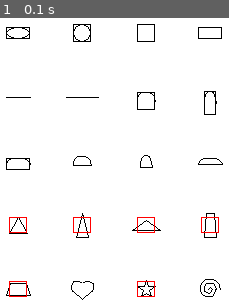
Above: before the commit, frame 1.
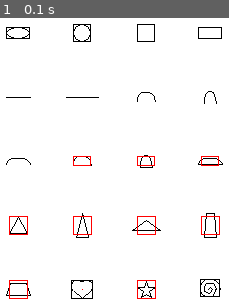
Above: after the commit, the same moment.

Repository: StellaSlater241203/GroupEProject
Game: pygame game, started from shapetesting.py
Two runs of this game, one before a commit and one after it. Both use one fixed random seed, a clock stepped at 60 frames per second and the inputs below.
Inputs:
- Up to frame 1 (0.1 s): no input

The runs differ from the first frame. In frame 1, 1.8% of the frame differs, in the area x 2-97%, y 25-98%.

Commit message:
bug fixing

Diff:
--- a/Face Dataset Generator.py
+++ b/Face Dataset Generator.py
@@ -5,6 +5,7 @@
 from random import shuffle
 import os
 from math import pi
+import time
 
 pygame.init() #initialise pygame window
 
@@ -20,6 +21,7 @@
 canvas = pygame.display.set_mode((CANVAS_W, CANVAS_H))
 pygame.display.set_caption("Face Dataset Generator")
 canvas.fill(white)
+pygame.display.flip()
 
 
 #Pregenerated face seeds:
@@ -216,7 +218,7 @@
 
     eyeSides, eyeChecks = left_or_right_eye(face, eyeGenOrder, eyeCopiesFrom, eyeChecks)
 
-    eyePos, nosePos, mouthPos = draw_face(face, featureGenOrder, featureNumbers, individualGenOrder, eyeChecks, eyeCopiesFrom, eyeSides, noseChecks, mouthChecks, eyeShapes, noseShapes, mouthShapes, eyeSizes, noseSizes, mouthSizes, eyeRotations, noseRotations, mouthRotations)
+    draw_face(face, featureGenOrder, featureNumbers, individualGenOrder, eyeChecks, eyeCopiesFrom, eyeSides, noseChecks, mouthChecks, eyeShapes, noseShapes, mouthShapes, eyeSizes, noseSizes, mouthSizes, eyeRotations, noseRotations, mouthRotations)
 
 #decide on pregen design would be defined and called here probably xx
 
@@ -602,10 +604,13 @@
 
     for i in range(featureNumbers[0]):
         eyeCentreCoords.append(None)
+        eyeWasGenerated.append(None)
     for i in range(featureNumbers[1]):
         noseCentreCoords.append(None)
+        noseWasGenerated.append(None)
     for i in range(featureNumbers[2]):
         mouthCentreCoords.append(None)
+        mouthWasGenerated.append(None)
 
     eyesDone = False
     noseDone = False
@@ -617,33 +622,36 @@
         tries = 0
         while collision == True and tries < 100:
             if feature[1] == 0: #the second item in each list is the index of the feature it is (eg 0 is an eye)
-                index = feature[0] #first item is the ID of this feature
-                if eyeChecks[index][4] == True: #if this eye mirrors the position of another
-                    copiesFromID = eyeCopiesFrom[index] #get index of eye it mirrors
-                    positionY = eyeCentreCoords[copiesFromID][1] + random.randint((-fluctuation), fluctuation) #get y coord of eye it mirrors
-                    eyeCentreCoords[feature[0]], leftEyeRegi …(317 unchanged characters)…
+                if eyeChecks[feature[0]][4] == True: #if this eye mirrors the position of another
+                    copiesFromID = eyeCopiesFrom[feature[0]] #get index of eye it mirrors
+                    if eyeCentreCoords[copiesFromID] != None:
+                        positionY = eyeCentreCoords[copiesFromID][1] + random.randint((-fluctuation), fluctuation) #get y coord of eye it mirrors
+                        eyeCentreCoords[feature[0]], leftEyeRegi …(317 unchanged characters)…
+                    else: #the eye this one copies from didnt end up generating, so its coords are still None, and therefore cannot be copied from
+                        eyeChecks[feature[0]][4] = False
+                        eyeCentreCoords[feature[0]], leftEyeRegionSide, rightEyeRegionSide, eyeRegionBottom = decide_positions(face, featureGenOrder, eyeCentreCoords, noseCentreCoords, mouthCentreCoords, eyeShapes, eyeSides[feature[0]], noseShapes, mouthShapes, eyeSizes, noseSizes, mouthSizes, 0, eyeChecks[feature[0]][8], genOrder, False, eyesDone, noseDone, mouthDone)
                 else:
                     eyeCentreCoords[feature[0]], leftEyeRegionSide, rightEyeRegionSide, eyeRegionBottom = decide_positi …(248 unchanged characters)…
-                shapeInfo = shape_gen_info(eyeCentreCoords[feature[0]], eyeSizes[feature[0]], eyeShapes[feature[0]])
+                shapeInfo, rectInfo = shape_gen_info(eyeCentreCoords[feature[0]], eyeSizes[feature[0]], eyeShapes[feature[0]])
                 collision, generatedShapes = draw_shape(eyeCentreCoords[feature[0]], generatedShapes, eyeShapes[feature[0]],
-                largestRadius[eyeShapes[feature[0]]], eyeSizes[feature[0]], shapeInfo,
-                0, eyeRotations[feature[0]], [leftEyeRegionSide, rightEyeRegionSide, eyeRegionBottom], eyeSides[feature[0]])
+                                                        largestRadius[eyeShapes[feature[0]]], eyeSizes[feature[0]], shapeInfo, rectInfo,
+                                                        0, eyeRotations[feature[0]], [leftEyeRegionSide, rightEyeRegionSide, eyeRegionBottom], eyeSides[feature[0]])
                 eyesDone = True #technically runs when the first eye is done but nothing else will run from here until all the eyes are done anyway, and this variable doesnt matter while the eyes are running
 
             elif feature[1] == 1:
                 noseCentreCoords[feature[0]], noseRegionLeft, noseRegionRight, noseRegionTop, noseRegionBottom = decide …(238 unchanged characters)…
-                shapeInfo = shape_gen_info(noseCentreCoords[feature[0]], noseSizes[feature[0]], noseShapes[feature[0]])
+                shapeInfo, rectInfo = shape_gen_info(noseCentreCoords[feature[0]], noseSizes[feature[0]], noseShapes[feature[0]])
                 print(noseRegionLeft, noseRegionRight, noseRegionTop, noseRegionBottom)
                 collision, generatedShapes = draw_shape(noseCentreCoords[feature[0]], generatedShapes, noseShapes[feature[0]],
-                                                        largestRadius[noseShapes[feature[0]]], noseSizes[feature[0]], shapeInfo,
+                                                        largestRadius[noseShapes[feature[0]]], noseSizes[feature[0]], shapeInfo, rectInfo,
                                                         1, noseRotations[feature[0]], [noseRegionLeft, noseRegionRight, noseRegionTop,
                                                         noseRegionBottom])
                 noseDone = True
             else:
                 mouthCentreCoords[feature[0]], mouthRegionTop = decide_positions(face, featureGenOrder, eyeCentreCoords …(190 unchanged characters)…
-                shapeInfo = shape_gen_info(mouthCentreCoords[feature[0]], mouthSizes[feature[0]], mouthShapes[feature[0]])
+                shapeInfo, rectInfo = shape_gen_info(mouthCentreCoords[feature[0]], mouthSizes[feature[0]], mouthShapes[feature[0]])
                 collision, generatedShapes = draw_shape(mouthCentreCoords[feature[0]], generatedShapes, mouthShapes[feature[0]],
-                                                        largestRadius[mouthShapes[feature[0]]], mouthSizes[feature[0]], shapeInfo,
+                                                        largestRadius[mouthShapes[feature[0]]], mouthSizes[feature[0]], shapeInfo, rectInfo,
                                                         2, mouthRotations[feature[0]], [mouthRegionTop])
                 mouthDone = True
             tries += 1
@@ -652,75 +660,40 @@
             if feature[1] == 0:
                 eyeCentreCoords[feature[0]] = None
                 eyeWasGenerated[feature[0]] = None
-            if feature[1] == 1:
+            elif feature[1] == 1:
                 noseCentreCoords[feature[0]] = None
                 noseWasGenerated[feature[0]] = None
-            else:
+            elif feature[1] == 2:
                 mouthCentreCoords[feature[0]] = None
                 mouthWasGenerated[feature[0]] = None
+        else:
+            if feature[1] == 0:
+                eyeWasGenerated[feature[0]] = True
+            elif feature[1] == 1:
+                noseWasGenerated[feature[0]] = True
+            elif feature[1] == 2:
+                mouthWasGenerated[feature[0]] = True
+
 
 
 def shape_gen_info(centreCoords, size, shape):
-    coordList = [[-12,-6,24,12],[-9,-9,18,18],[-9,-9,18,18],[-12,-6,24,12],[-12,0,12,0],[-16,0,16,0],[-9,-4.5,18,18],[-6,-6,12,24],[-12,-3,24,12],[-9,-4.5,18,18,-9,4.5,9,4.5],[-6,-6,12,24,-6,6,6,6],[-12,-3,24,12,-12,3,12,3],[-9,6,9,6,0,-10],[-6,8,6,8,0,-16],[-14,5,14,5,0,-5],[-4,-12,4,-12,6,12,-6,12],[-8,-6,8,-6,12,6,-12,6],[-11,-8,13,13,0,-8,13,13,-9,2,0,10,9,2,0,10],[0,-9,2,-3,9,-3,3,1,5,7,0,4,-5,7,-3,1,-9,-3,-2,-3],[-2,-2,4,4,-6,-4,8,8,-6,-6,12,12,-10,-8,16,16,-10,-10,20,20,-14,-12,24,24]]
+    coordList = [[0,0,24,12],[0,0,18,18],[0,0,18,18],[0,0,24,12],[0,0,24,0],[0,0,32,0],[0,0,18,18],[0,0,12,24],[0,0,24,12],[0,0,18,18,0,9,18,9],[0,0,12,24,0,12,12,12],[0,0,24,12,0,6,24,6],[0,16,18,16,9,0],[0,24,12,24,6,0],[0,10,28,10,14,0],[2,0,10,0,12,24,0,24],[4,0,20,0,24,12,0,12],[0,0,12,12,10,0,12,12,3,11,11,18,19,11,11,18],[9,1,11,7,18,7,12,11,14,17,9,14,4,17,6,7,0,7,7,7],[8,8,4,4,4,6,8,8,4,4,12,12,0,2,16,16,0,0,20,20,-4,-2,24,24]]
+    rectList = [[-12,-6,24,12],[-9,-9,18,18],[-9,-9,18,18],[-12,-6,24,12],[-12,0,24,1],[-16,0,32,1],[-9,-4.5,18,18],[-6,-6,12,12],[-12,-3,24,6],[-9,-4.5,18,10],[-6,-6,12,13],[-12,-3,24,7],[-9,-8,19,17],[-6,-12,13,25],[-14,-5,29,11],[-6,-12,13,25],[-12,-6,25,13],[-11,-9,22,19],[-9,-9,19,19],[-10,-10,20,18]]
     x = centreCoords[0]
     y = centreCoords[1]
-
-    if shape == 4 or shape == 5: #line and large line
-        coords = [
-            [x + round(coordList[shape][0]*size), y + round(coordList[shape][1]*size)],
-            [x + round(coordList[shape][2]*size), y + round(coordList[shape][3]*size)]]
-    elif shape == 9 or shape == 10 or shape == 11: #semi circles and semi ovals
-        coords = [
-            [x + round(coordList[shape][0]*size), y + round(coordList[shape][1]*size), round(coordList[shape][2]*size), round(coordList[shape][3]*size)], #used to make the arc
-            [x + round(coordList[shape][4]*size), y + round(coordList[shape][5]*size)], #start point of lineniop
-            [x + round(coordList[shape][6]*size), y + round(coordList[shape][7]*size)]] #end point of line
-    elif shape == 12 or shape == 13 or shape == 14: #equilateral triangle, long isosceles triangle and wide isosceles trainlge
-        coords = [
-            [x + round(coordList[shape][0]*size), y + round(coordList[shape][1]*size)],
-            [x + round(coordList[shape][2]*size), y + round(coordList[shape][3]*size)],
-            [x + round(coordList[shape][4]*size), y + round(coordList[shape][5]*size)]]
-    elif shape == 15 or shape == 16: #trapeziums
-        coords = [
-            [x + round(coordList[shape][0]*size), y + round(coordList[shape][1]*size)],
-            [x + round(coordList[shape][2]*size), y + round(coordList[shape][3]*size)],
-            [x + round(coordList[shape][4]*size), y + round(coordList[shape][5]*size)],
-            [x + round(coordList[shape][6]*size), y + round(coordList[shape][7]*size)]]
-    elif shape == 18: #star
-        coords = [
-            [x + round(coordList[shape][0]*size),  y + round(coordList[shape][1]*size)],
-            [x + round(coordList[shape][2]*size),  y + round(coordList[shape][3]*size)],
-            [x + round(coordList[shape][4]*size),  y + round(coordList[shape][5]*size)],
-            [x + round(coordList[shape][6]*size),  y + round(coordList[shape][7]*size)],
-            [x + round(coordList[shape][8]*size),  y + round(coordList[shape][9]*size)],
-            [x + round(coordList[shape][10]*size), y + round(coordList[shape][11]*size)],
-            [x + round(coordList[shape][12]*size), y + round(coordList[shape][13]*size)],
-            [x + round(coordList[shape][14]*size), y + round(coordList[shape][15]*size)],
-            [x + round(coordList[shape][16]*size), y + round(coordList[shape][17]*size)],
-            [x + round(coordList[shape][18]*size), y + round(coordList[shape][19]*size)]]
-    elif shape == 17: #heart
-        coords = [
-            [x + round(coordList[shape][0]*size),  y + round(coordList[shape][1]*size),  round(coordList[shape][2]*size),  round(coordList[shape][3]*size)],
-            [x + round(coordList[shape][4]*size),  y + round(coordList[shape][5]*size),  round(coordList[shape][6]*size),  round(coordList[shape][7]*size)],
-            [x + round(coordList[shape][8]*size),  y + round(coordList[shape][9]*size)],
-            [x + round(coordList[shape][10]*size), y + round(coordList[shape][11]*size)],
-            [x + round(coordList[shape][12]*size), y + round(coordList[shape][13]*size)],
-            [x + round(coordList[shape][14]*size), y + round(coordList[shape][15]*size)]]
-    elif shape == 19: #spiral
-        coords = [
-            [x + round(coordList[shape][0]*size),  y + round(coordList[shape][1]*size),  round(coordList[shape][2]*size),  round(coordList[shape][3]*size)],
-            [x + round(coordList[shape][4]*size),  y + round(coordList[shape][5]*size),  round(coordList[shape][6]*size),  round(coordList[shape][7]*size)],
-            [x + round(coordList[shape][8]*size),  y + round(coordList[shape][9]*size),  round(coordList[shape][10]*size), round(coordList[shape][11]*size)],
-            [x + round(coordList[shape][12]*size), y + round(coordList[shape][13]*size), round(coordList[shape][14]*size), round(coordList[shape][15]*size)],
-            [x + round(coordList[shape][16]*size), y + round(coordList[shape][17]*size), round(coordList[shape][18]*size), round(coordList[shape][19]*size)]]
-    else: #oval and circle
-        coords = [x + round(coordList[shape][0]*size), y + round(coordList[shape][1]*size), round(coordList[shape][2]*size), round(coordList[shape][3]*size)]
-
-    return coords
-
-
-
-
-def draw_shape(centreCoords, generatedShapes, shapeID, largestRadius, size, shapeInfo, currentFeature, rotationAngle, allowedRegionInfo = [], side = None):
+    coords = []
+
+    for i in coordList[shape]:
+        coord = round(i*size)
+        coords.append(coord)
+
+    rectCoords = [x + math.ceil(rectList[shape][0]*size), y + math.ceil(rectList[shape][1]*size), math.ceil(rectList[shape][2]*size), math.ceil(rectList[shape][3]*size)]
+    return coords, rectCoords
+
+
+
+
+def draw_shape(centreCoords, generatedShapes, shapeID, largestRadius, size, shapeInfo, rectInfo, currentFeature, rotationAngle, allowedRegionInfo = [], side = None):
     faceRect = pygame.Rect(52, 32, 152, 192) # compute bounding rectangle for the ellipse
     faceSurface = pygame.Surface(faceRect.size, pygame.SRCALPHA)
     pygame.draw.ellipse(faceSurface, black, (0, 0, *faceRect.size), 1) # draw the ellipse outline
@@ -728,7 +701,7 @@
 
     x, y = centreCoords
     extent = largestRadius * size
-    shapeSurfRect = pygame.Rect((x - extent), (y - extent), (extent * 2), (extent * 2))
+    shapeSurfRect = pygame.Rect(rectInfo)
     shapeSurf = pygame.Surface(shapeSurfRect.size, pygame.SRCALPHA)
 
     boundaryBoxSurfRect = pygame.Rect(0, 0, 256, 256)
@@ -739,25 +712,30 @@
     elif shapeID == 2 or shapeID == 3: # squares and rectangles
         pygame.draw.rect(shapeSurf, black, shapeInfo, 1)
     elif shapeID == 4 or shapeID == 5: # lines and longer lines
-        pygame.draw.line(shapeSurf, black, shapeInfo[0], shapeInfo[1], 1)
+        pygame.draw.line(shapeSurf, black, shapeInfo[0:2], shapeInfo[2:4], 1)
     elif shapeID == 6 or shapeID == 7 or shapeID == 8: # curved, deep curved and wide curved lines
         pygame.draw.arc(shapeSurf, black, shapeInfo, 0, pi, 1)
     elif shapeID == 9 or shapeID == 10 or shapeID == 11: # semi circle, vertical and horizontal semi oval
-        pygame.draw.arc(shapeSurf, black, shapeInfo[0], 0, pi, 1)
-        pygame.draw.line(shapeSurf, black, shapeInfo[1], shapeInfo[2], 1)
-    elif shapeID == 12 or shapeID == 13 or shapeID == 14 or shapeID == 15 or shapeID == 16 or shapeID == 18: # equ tri, long iso tri, wide iso tri, long trapezium, wide trapezium, star
-        pygame.draw.polygon(shapeSurf, black, shapeInfo, 1)
+        pygame.draw.arc(shapeSurf, black, shapeInfo[0:4], 0, pi, 1)
+        pygame.draw.line(shapeSurf, black, shapeInfo[4:6], shapeInfo[6:8], 1)
+    elif shapeID == 12 or shapeID == 13 or shapeID == 14:# triangles
+        pygame.draw.polygon(shapeSurf, black, (shapeInfo[0:2], shapeInfo[2:4], shapeInfo[4:6]), 1)
+    elif shapeID == 15 or shapeID == 16: # trapeziums
+        pygame.draw.polygon(shapeSurf, black, (shapeInfo[0:2], shapeInfo[2:4], shapeInfo[4:6], shapeInfo[6:8]), 1)
+    elif shapeID == 18:# star
+        pygame.draw.polygon(shapeSurf, black, (shapeInfo[0:2], shapeInfo[2:4], shapeInfo[4:6], shapeInfo[6:8], shapeInfo[8:10], shapeInfo[10:12], shapeInfo[12:14], shapeInfo[14:16], shapeInfo[16:18], shapeInfo[18:20]), 1)
     elif shapeID == 17: # heart
-        pygame.draw.arc(shapeSurf, black, shapeInfo[0], (pi/4), (5*pi/4), 1)
-        pygame.draw.arc(shapeSurf, black, shapeInfo[1], (7*pi/4), (3*pi/4), 1)
-        pygame.draw.line(shapeSurf, black, shapeInfo[2], shapeInfo[3], 1)
-        pygame.draw.line(shapeSurf, black, shapeInfo[4], shapeInfo[5], 1)
+        pygame.draw.arc(shapeSurf, black, shapeInfo[0:4], (pi/4), (5*pi/4), 1)
+        pygame.draw.arc(shapeSurf, black, shapeInfo[4:8], (7*pi/4), (3*pi/4), 1)
+        pygame.draw.line(shapeSurf, black, shapeInfo[8:10], shapeInfo[10:12], 1)
+        pygame.draw.line(shapeSurf, black, shapeInfo[12:14], shapeInfo[14:16], 1)
     elif shapeID == 19: # spiral
-        pygame.draw.arc(shapeSurf, black, shapeInfo[0], 0, pi, 1)
-        pygame.draw.arc(shapeSurf, black, shapeInfo[1], pi, 2*pi, 1)
-        pygame.draw.arc(shapeSurf, black, shapeInfo[2], 0, pi, 1)
-        pygame.draw.arc(shapeSurf, black, shapeInfo[3], pi, 2*pi, 1)
-        pygame.draw.arc(shapeSurf, black, shapeInfo[4], 0, pi, 1)
+        pygame.draw.arc(shapeSurf, black, shapeInfo[0:4], 0, pi, 1)
+        pygame.draw.arc(shapeSurf, black, shapeInfo[4:8], pi, 2*pi, 1)
+        pygame.draw.arc(shapeSurf, black, shapeInfo[8:12], 0, pi, 1)
+        pygame.draw.arc(shapeSurf, black, shapeInfo[12:16], pi, 2*pi, 1)
+        pygame.draw.arc(shapeSurf, black, shapeInfo[16:20], 0, pi, 1)
+
     rotatedSurf = pygame.transform.rotate(shapeSurf, rotationAngle)
     rotatedSurfRect = pygame.Surface.get_rect(rotatedSurf)
     rotatedSurfListForCollision = [rotatedSurf, rotatedSurfRect]
@@ -787,7 +765,7 @@
         else:
             pass
     else:
-        mouthRegionTop = allowedRegionInfo
+        mouthRegionTop = allowedRegionInfo[0]
         MouthBoundaryBox = mouth_boundary_box(yTop = mouthRegionTop, surface = boundaryBoxSurf)
         if collision_detection(rotatedSurfListForCollision, MouthBoundaryBox):
             return True, generatedShapes
@@ -1062,7 +1040,7 @@
             shapeindex = noseShapes[0] # get nose shape
             size = noseSizes[0] # and its size
             lradius = largestRadius[shapeindex]*size # calc radius of bounding box for furthest away point from centre of the nose multiplied by size mult
-            lowestPoint = noseCentreCoords[0][1] + lradius #bottommost point of nose (y=0 at top left not bottom left)
+            lowestPoint = math.ceil(noseCentreCoords[0][1] + lradius) #bottommost point of nose (y=0 at top left not bottom left)
 
             if mouthTop < lowestPoint: #if nose encroaches into mouth allowed region
                 mouthTop = lowestPoint
@@ -1121,18 +1099,12 @@
     generate_batch(canvases)
     #root.mainloop()'''
 
-#face_outline(canvas)
+face_outline(canvas)
 
 for i in range (15):
     decide_face_type()
-
-
-
-def save_all_da_shit():
-    cwd = os.getcwd()
-    for i in range (5): #change to 20000 for final test
-        filename = str(str(i) + ".png")
-        pygame.image.save(canvas, os.path.join(cwd, filename))
+    pygame.display.flip()
+    time.sleep(1)
 
 
 running = True
--- a/shapetesting.py
+++ b/shapetesting.py
@@ -30,8 +30,8 @@
 pygame.display.set_caption("Show Image")
 
 
-coordList = [[-12,-6,24,12],[-9,-9,18,18],[-9,-9,18,18],[-12 …(229 unchanged characters)… 12,-6,12],[-8,-6,8,-6,12,6,-12,6],[-11,-8,13,13,0,-8,13,13,-9,2,0,10,9,2,0,10],[0,-9,2,-3,9,-3,3,1,5,7,0,4,-5,7,-3,1,-9,-3,-2,-3],[-2,-2,4,4,-6,-4,8,8,-6,-6,12,12,-10,-8,16,16,-10,-10,20,20,-14,-12,24,24]]
-#                oval=0       circle=1      square=2         …(169 unchanged characters)… le=12     litriangle=13    witriangle=14
+coordList = [[-12,-6,24,12],[-9,-9,18,18],[-9,-9,18,18],[-12 …(229 unchanged characters)… 12,-6,12],[-8,-6,8,-6,12,6,-12,6],[-11,-9,12,12,-1,-9,12,12,-8,2,0,9,8,2,0,9],[0,-8,2,-2,9,-2,3,2,5,8,0,5,-5,8,-3,2,-9,-2,-2,-2],[-2,-2,4,4,-6,-4,8,8,-6,-6,12,12,-10,-8,16,16,-10,-10,20,20,-14,-12,24,24]]
+#                oval=0       circle=1      square=2         …(169 unchanged characters)… le=12     litriangle=13    witriangle=14        longtrapezium=15          widetrapezium=16                     heart=17                                        star=18                                                          spiral=19
 largestRadius = [12,9,13,14,12,18,10,9,13,10,9,13,11,10,15,14,14,14,10,12]
 '''for i in range(len(coordList)):
     coordx = random.randint(20,236)
@@ -75,24 +75,27 @@
         pygame.draw.rect(canvas, black, (coordx-12,coordy+0, 24, 1), 1)
     elif i == 6 or i == 7 or i == 8:
         pygame.draw.arc(canvas, black, coords, 0, pi, 1)
-        pygame.draw.rect(canvas, black, coords, 1)
     elif i == 9 or i == 10 or i == 11:
         pygame.draw.arc(canvas, black, coords[0], 0, pi, 1)
         pygame.draw.line(canvas, black, coords[1], coords[2], 1)
+        pygame.draw.rect(canvas, red, (coordx-9, coordy-4.5,18,10), 1)
     elif i == 12 or i == 13 or i == 14 or i == 15 or i == 16 or i == 18:
         pygame.draw.polygon(canvas, black, coords, 1)
-        pygame.draw.rect(canvas, (255,0,0), (coordx-9,coordy-8,18,16), 1)
+        pygame.draw.rect(canvas, (255,0,0), (coordx-9, coordy-9, 19, 19), 1)
     elif i == 17:
         pygame.draw.arc(canvas, black, coords[0], (pi/4), (5*pi/4), 1)
         pygame.draw.arc(canvas, black, coords[1], (7*pi/4), (3*pi/4), 1)
         pygame.draw.line(canvas, black, coords[2], coords[3], 1)
         pygame.draw.line(canvas, black, coords[4], coords[5], 1)
+        pygame.draw.rect(canvas, red, (coordx,coordy,1,1), 1)
+        pygame.draw.rect(canvas, black, (coordx-11,coordy-9,22,19), 1)
     elif i == 19:
         pygame.draw.arc(canvas, black, coords[0], 0, pi, 1)
         pygame.draw.arc(canvas, black, coords[1], pi, 2*pi, 1)
         pygame.draw.arc(canvas, black, coords[2], 0, pi, 1)
         pygame.draw.arc(canvas, black, coords[3], pi, 2*pi, 1)
         pygame.draw.arc(canvas, black, coords[4], 0, pi, 1)
+        pygame.draw.rect(canvas, black, (coordx-10,coordy-10,20,18), 1)
     #pygame.draw.rect(canvas, (255,0,0), (coordx-largestRadius[i], coordy-largestRadius[i], largestRadius[i]*2, largestRadius[i]*2), 1)
 
     coordx += 64
